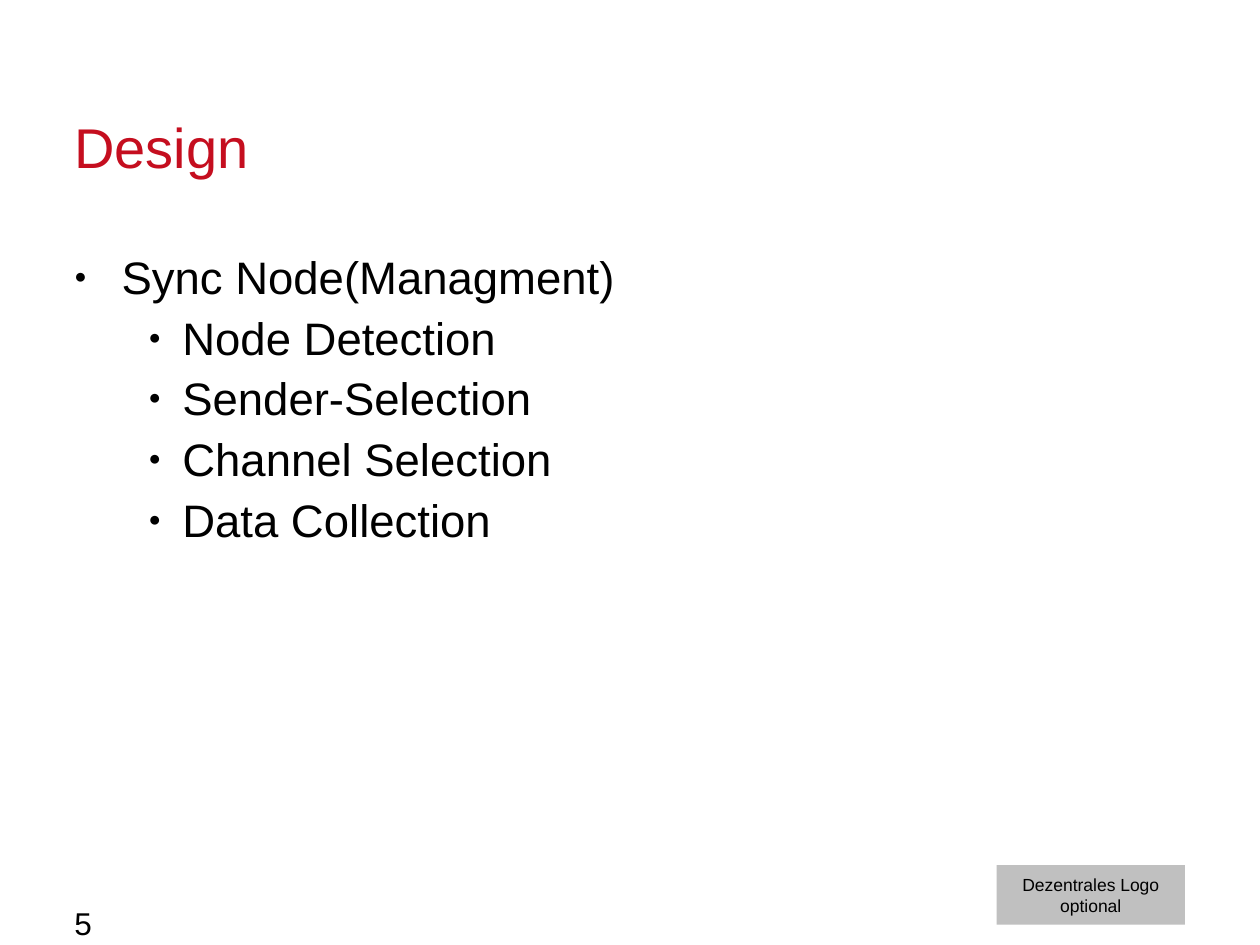
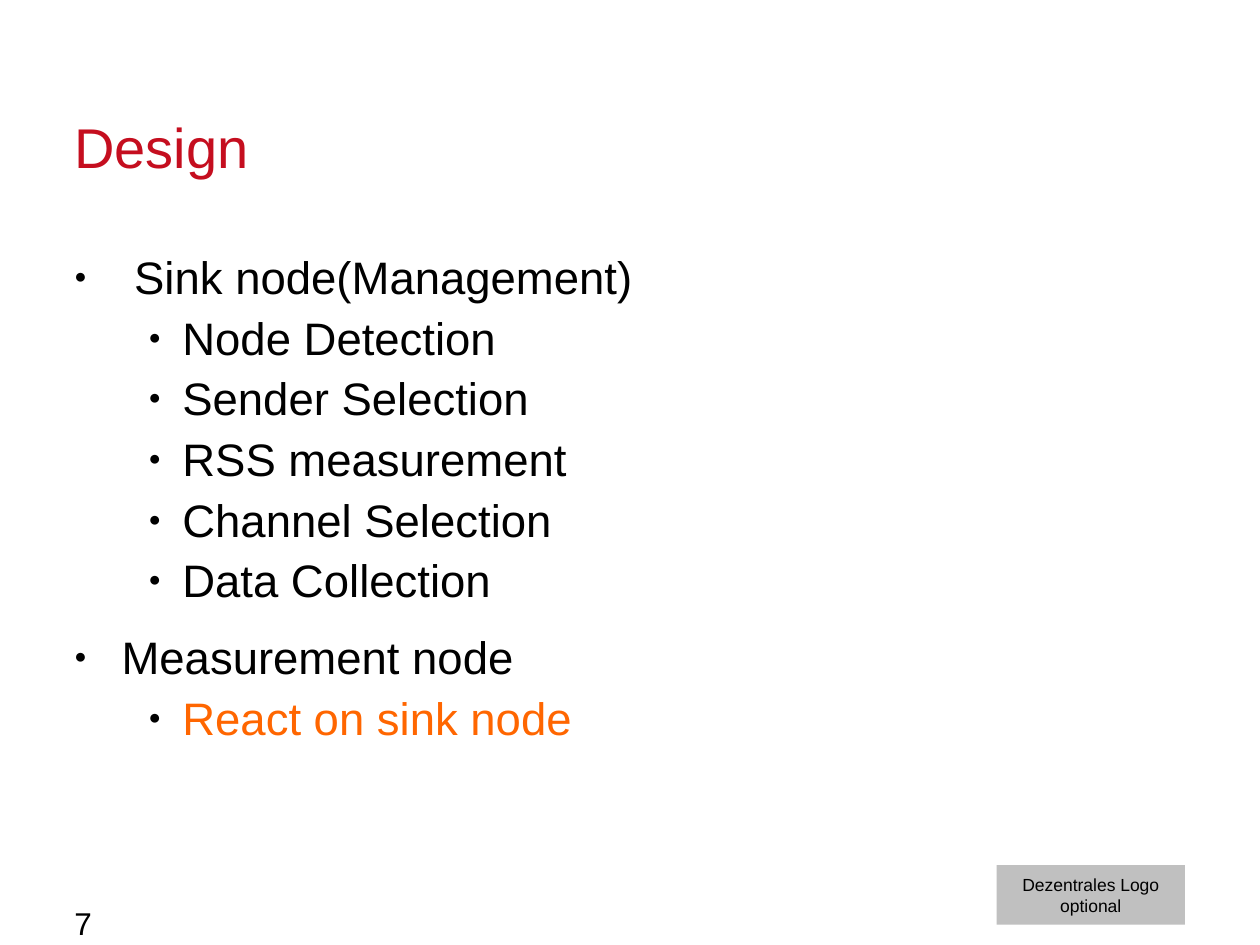
Before and after one commit to moritzschaefer/SensorSequence, a slide deck: slide 7 of docs/MeilensteinNrOne.odp (slide 5 before the commit). Drawn at 1260x945 pixels with LibreOffice and Linux fonts; fonts in the diff are those of the drawing; background and template pictures are left out. Boxes give left, top, right and bottom in pixels: in the first picture for what was removed or moved away, otherwise in the second. Text is boxed around its words. In the diff, an @@ line names an element or a change of style, - is before the commit and + after.

```diff
--- a/docs/MeilensteinNrOne.odp
+++ b/docs/MeilensteinNrOne.odp
@@ text at bbox=[134, 261, 632, 303]: text changed @@
-● Sync Node(Managment)
+● Sink node(Management)
@@ text at bbox=[182, 382, 566, 477]: text changed @@
-  ● Sender-Selection
+  ● Sender Selection
+  ● RSS measurement
@@ text at bbox=[122, 641, 571, 736]: paragraphs added @@
+● Measurement node
+  ● React on sink node
@@ page number at bbox=[74, 913, 92, 935]: text changed @@
-5
+7
```
Also in this commit, not shown: 10 other slides changed, 12 slides added, 6 slides removed, 1 other file.
